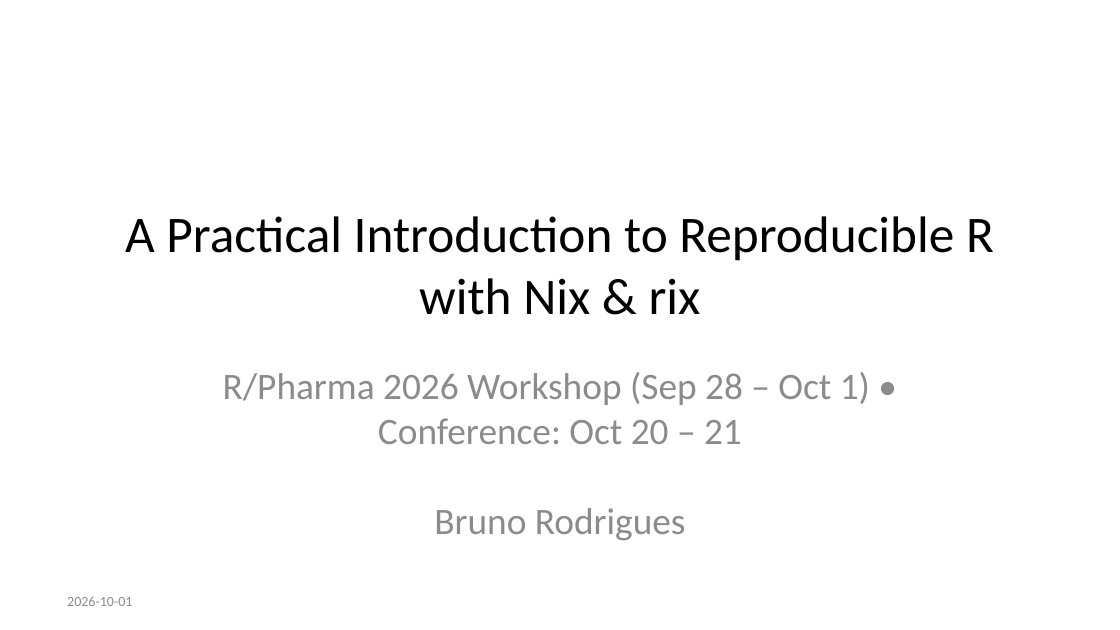
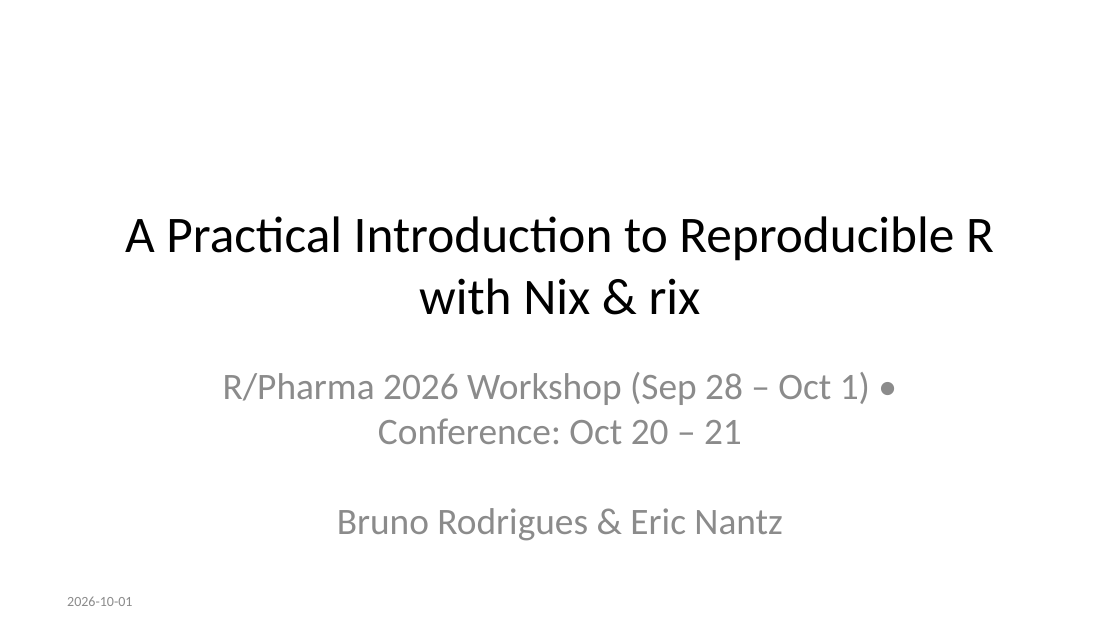
Before and after one commit to b-rodrigues/r_pharma_26, a slide deck: slide 1 of docs/index.pptx. Drawn at 1120x630 pixels with LibreOffice and Linux fonts; fonts in the diff are those of the drawing. Boxes give left, top, right and bottom in pixels: in the first picture for what was removed or moved away, otherwise in the second. Text is boxed around its words. In the diff, an @@ line names an element or a change of style, - is before the commit and + after.

```diff
--- a/docs/index.pptx
+++ b/docs/index.pptx
@@ subtitle at (x1=223, y1=372, x2=870, y2=541): text changed @@
-R/Pharma 2026 Workshop (Sep 28 – Oct 1) • Conference: Oct 20 – 21
-Bruno Rodrigues
+R/Pharma 2026 Workshop (Sep 28 – Oct 1) • Conference: Oct 20 – 21
+Bruno Rodrigues & Eric Nantz
```
Also in this commit, not shown: 11 other files.
